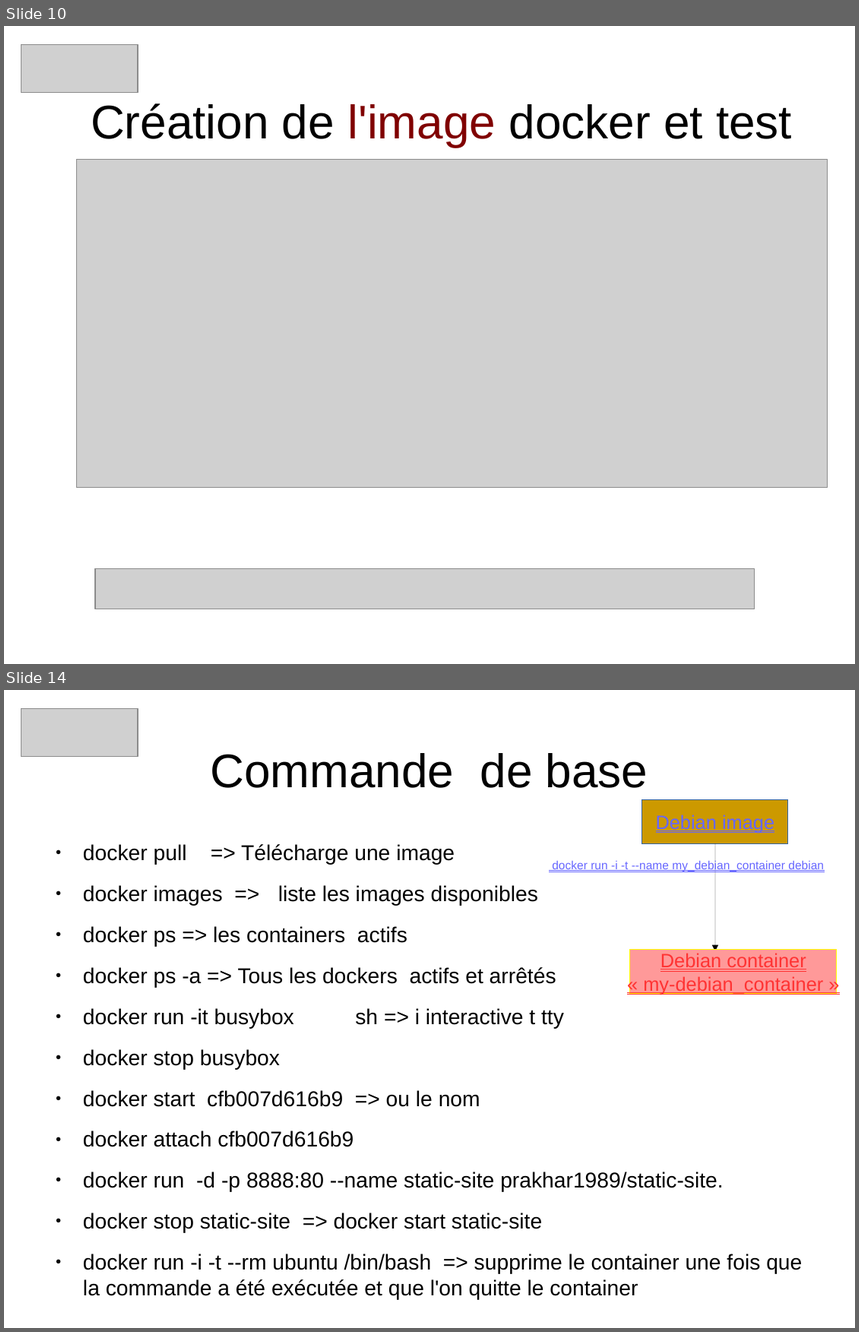
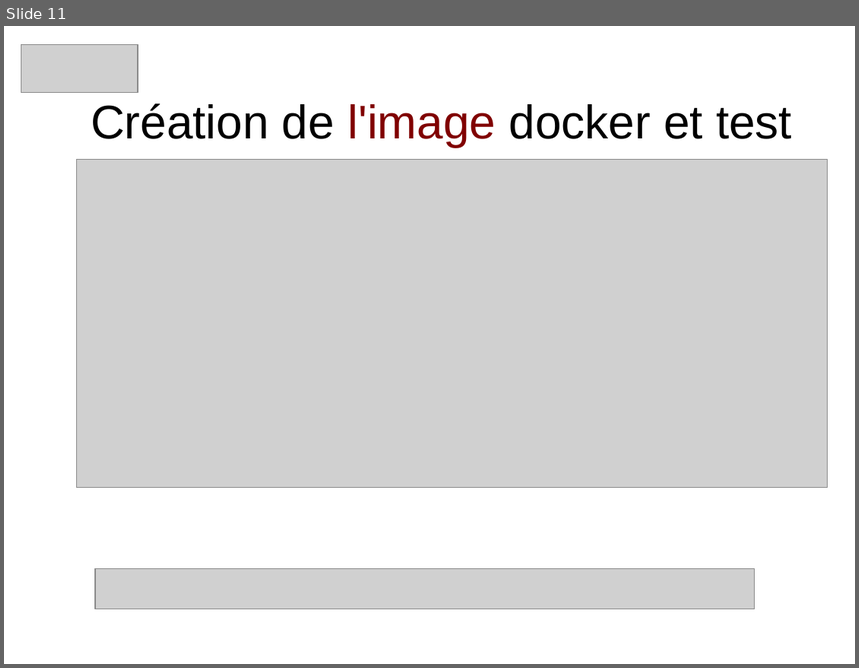
Before and after one commit to heylve/current, a slide deck: Rencontre_devs/docker_dev_conf_20_11_2017.odp. Shown one above the other, each under a label of ours: slides 10 and 14 before the commit, slide 11 after it; the slides between them are not shown. The pictures are 859x1332 and 859x668 pixels, drawn with LibreOffice and Linux fonts; fonts in the diff are those of the drawing; grey boxes stand for pictures. Boxes give left, top, right and bottom in pixels: in the first picture for what was removed or moved away, otherwise in the second. Text is boxed around its words. In the diff, an @@ line names an element or a change of style, - is before the commit and + after.

```diff
--- a/Rencontre_devs/docker_dev_conf_20_11_2017.odp
+++ b/Rencontre_devs/docker_dev_conf_20_11_2017.odp
@@ slide 14 removed at bbox=[4, 690, 855, 1328], background #FFFFFF @@
@@ picture removed at bbox=[21, 708, 138, 756] @@
@@ title removed at bbox=[211, 753, 648, 788] @@
-Commande de base
@@ rectangle removed at bbox=[643, 799, 789, 844] @@
-Debian image
@@ text removed at bbox=[83, 844, 802, 1300] @@
-● docker pull => Télécharge une image
-● docker images => liste les images disponibles
-● docker ps => les containers actifs
-● docker ps -a => Tous les dockers actifs et arrêtés
-● docker run -it busybox sh => i interactive t tty
-● docker stop busybox
-● docker start cfb007d616b9 => ou le nom
-● docker attach cfb007d616b9
-● docker run -d -p 8888:80 --name static-site prakhar1989/static-site.
-● docker stop static-site => docker start static-site
-● docker run -i -t --rm ubuntu /bin/bash => supprime le container une fois que la commande a été exécutée et que l'on quitte le container
@@ arrow removed from (715, 844) to (715, 952) @@
@@ text removed at bbox=[552, 860, 824, 872] @@
-docker run -i -t --name my_debian_container debian
@@ rectangle removed at bbox=[630, 949, 838, 993] @@
-Debian container
-« my-debian_container »
@@ what was slide 10 is now slide 11 @@
```
Also in this commit, not shown: 9 slides changed, 3 slides added, 7 other slides removed, 1 other file.
